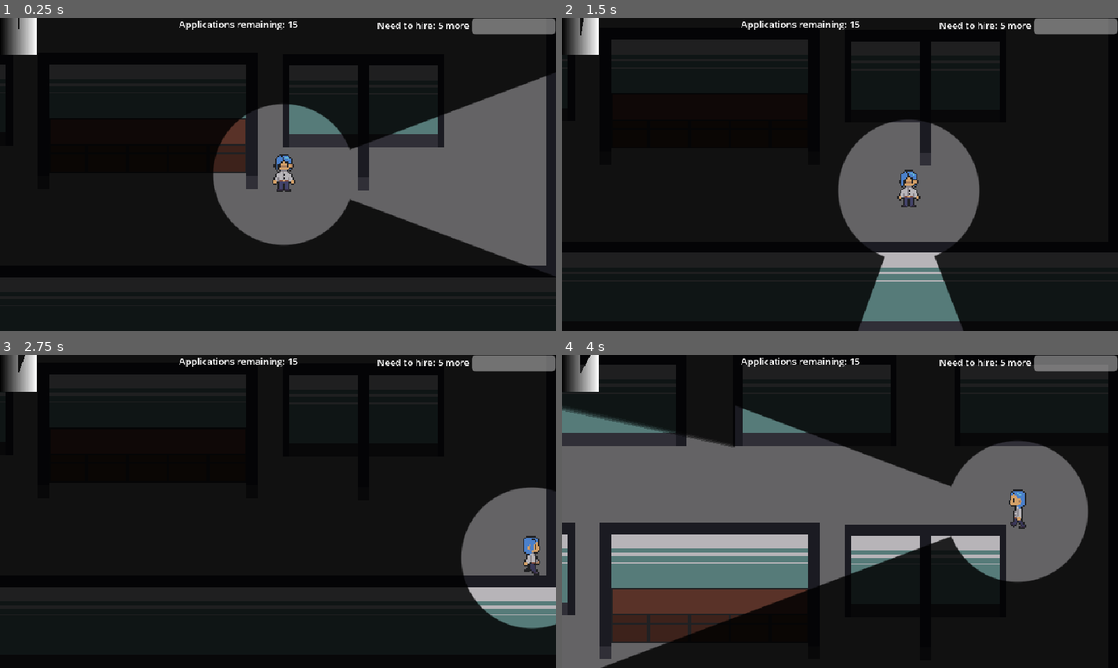
Above: before the commit, frames 1-4 (two rows, left to right).
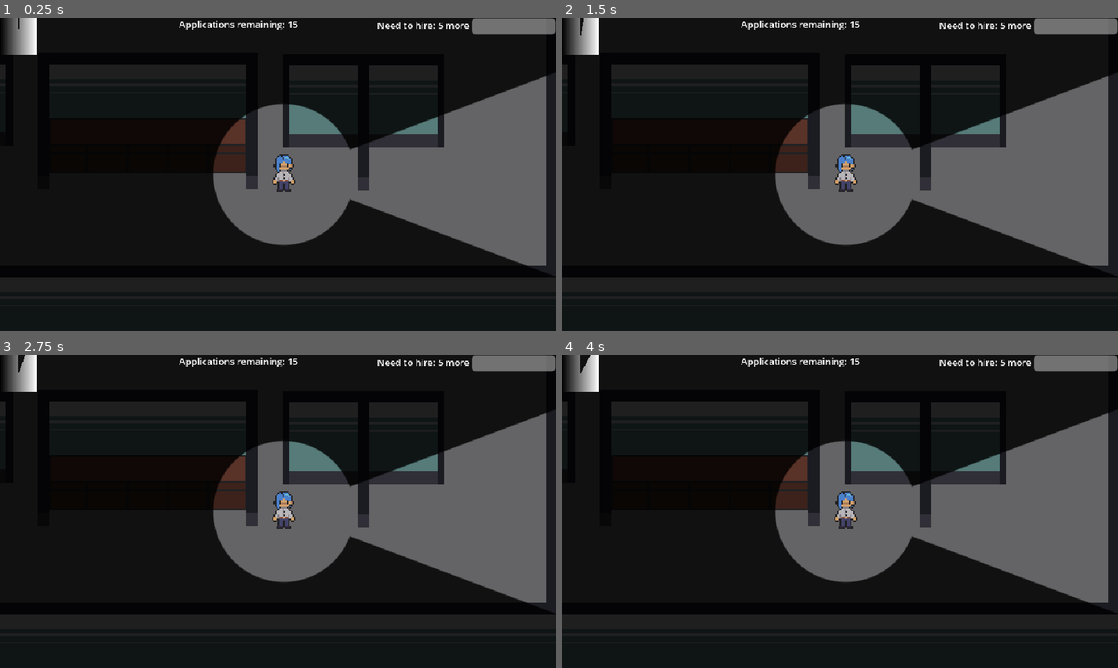
Above: after the commit, the same moments.

Repository: ygda-org/brackeys-26.2
Game: Godot game, scene res://main/main.tscn
Same seed, same stepped clock (60 frames per second), same inputs: the game is played once before the commit and once after it. The engine's default icon, where the game draws it, is replaced by a stand-in: a white triangle on a blue panel in a dark square. Sound files missing from this copy of the repository are replaced by a short silence.
Inputs (mouse positions are in pixels of both pictures, inside the frame that each line leads up to):
- Up to frame 1 (0.25 s): no input
- Up to frame 2 (1.5 s): tap Enter at 0.5 s; move the mouse to (962, 158) at 0.52 s; hold D (right) 0.53-1.28 s; click (962, 158) at 0.6 s; move the mouse to (728, 190) at 1.27 s; hold S (down) from 1.28 s (still down); tap E (open_application) at 1.35 s
- Up to frame 3 (2.75 s): click (166, 527) at 1.55 s; move the mouse to (333, 442) at 2.02 s; release S (down) at 2.03 s; hold D (right) from 2.03 s (still down); click (333, 442) at 2.1 s
- Up to frame 4 (4 s): move the mouse to (812, 574) at 2.77 s; release D (right) at 2.78 s; hold W (up) 2.78-3.53 s; click (812, 574) at 2.85 s; move the mouse to (1006, 558) at 3.52 s; hold A (left) from 3.53 s (still down); tap E (open_application) at 3.6 s; click (1006, 558) at 3.8 s

The runs differ from the first frame. In frame 1, less than 0.1% of the frame differs, in the area x 49-53%, y 45-50%; in frame 2, 26%; in frame 3, 22%; in frame 4, 40%, in the area x 0-100%, y 12-100%.
Error after the commit: Attempt to call function 'is_stopped' in base 'null instance' on a null instance. (res://player/player.gd:43)

Commit message:
the punching

Diff:
--- a/employees/employee_character.gd
+++ b/employees/employee_character.gd
@@ -5,7 +5,7 @@
 
 var application: Application
 
-const SPEED = 150
+const SPEED = 100
 
 var max_motivation: int = 4
 ## motivation is the number of positive tasks an employee will do without the watchful gaze of their superviser to reset them
@@ -17,6 +17,8 @@
 var current_task: Task
 
 var is_initial_employee: bool = false
+
+var in_firing: bool = false
 
 func _ready():
 	position = Vector2(1000,0)
@@ -31,6 +33,8 @@
 	GameState.day_ended.connect($InTask.stop)
 
 func _physics_process(_delta):
+	if in_firing:
+		return
 	if $NavigationAgent2D.is_navigation_finished():
 		if $InTask.is_stopped() and current_task: # start task
 			$InTask.wait_time = current_task.task_length
@@ -108,7 +112,13 @@
 	return Vector2(0,0)
 
 func fired():
+	in_firing = true
 	GameState.player_animation_lock = true
+	var punch_dir = Vector2(GameState.player.punch_vec)
+	var pos_tween = get_tree().create_tween()
+	pos_tween.set_ease(Tween.EASE_OUT)
+	$Anim.rotation = PI/2
+	pos_tween.tween_property($Anim, "position", $Anim.position + punch_dir*35, 1.5)
 	var tween1 = get_tree().create_tween()
 	tween1.set_parallel()
 	tween1.set_trans(Tween.TRANS_CUBIC)
@@ -124,7 +134,12 @@
 	await tween2.finished
 	GameState.employees_list.remove_at(GameState.employees_list.find(self))
 	GameState.player_animation_lock = false
-	queue_free()
+	home_position.is_open = true
+	if current_task:
+		current_task.is_occupied = false
+	var tween_final = get_tree().create_tween()
+	tween_final.tween_property(self, "modulate", Color(0.665, 0.665, 0.665, 0.0), 1.0)
+	tween_final.tween_callback(queue_free)
 
 
 
--- a/player/player.gd
+++ b/player/player.gd
@@ -6,6 +6,8 @@
 @export var acceleration_curve: Curve
 
 var old_dir: Vector2 = Vector2(0,0)
+
+var punch_vec = Vector2i(1,0)
 
 func _ready():
 	GameState.camera = $Camera2D
@@ -24,9 +26,6 @@
 			GameState.main.get_node("CanvasModulate").visible = false
 			pass
 
-	if Input.is_action_just_pressed("punch"):
-		$PunchHitbox.monitoring = true
-		get_tree().create_timer(0.25).timeout.connect($PunchHitbox.set.bind("monitoring", false))
 	var dir = Input.get_vector("left", "right", "up", "down")
 	if dir.x:
 		velocity.x = move_toward(velocity.x, dir.x * MAX_SPEED, ACCELERATION * delta * acceleration_curve.sample(abs(velocity.x)/MAX_SPEED))
@@ -41,7 +40,11 @@
 	else:
 		velocity.y = move_toward(velocity.y, 0.0, DECELERATION * delta)
 	velocity = velocity.limit_length(MAX_SPEED)
+	if not $PunchDur.is_stopped():
+		velocity = Vector2.ZERO
 	move_and_slide()
+	$VisionArm.look_at(get_global_mouse_position())#rotation = lerpf($VisionArm.rotation, global_position.direction_to(get_global_mouse_position()).angle(), delta * 20)
+	$PunchHitbox.rotation = Vector2(Vector2i(1.3*global_position.direction_to(get_global_mouse_position()))).angle()
 	if dir != Vector2(0,0):
 		$VisionArm.rotation = lerpf($VisionArm.rotation, dir.angle(), delta * 20)
 	$PunchHitbox.look_at(get_global_mouse_position())
@@ -49,6 +52,26 @@
 	var dir_save = dir
 	if not dir:
 		dir = old_dir
+	anim_string = vec_to_string(dir)
+	if not anim_string:
+		return
+	if Input.is_action_just_pressed("punch"):
+		get_tree().create_timer(0.3).timeout.connect($PunchHitbox.set.bind("monitoring", true))
+		$PunchDur.start()
+		punch_vec = Vector2i(1.1*global_position.direction_to(get_global_mouse_position()))
+		if not punch_vec:
+			punch_vec = Vector2i(1,0)
+		$Anim.play(vec_to_string(punch_vec) + "_punch")
+		if "left" in $Anim.animation:
+			$Anim.flip_h = true
+	if not dir_save:
+		anim_string += "_idle"
+	if $PunchDur.is_stopped():
+		$Anim.play(anim_string)
+	old_dir = dir
+
+func vec_to_string(dir):
+	var anim_string
 	if dir.y > 0:
 		anim_string = "down"
 	elif dir.y < 0:
@@ -57,12 +80,7 @@
 		anim_string = "right"
 	elif dir.x < 0:
 		anim_string = "left"
-	if not anim_string:
-		return
-	if not dir_save:
-		anim_string += "_idle"
-	$Anim.play(anim_string)
-	old_dir = dir
+	return anim_string
 
 func _on_punch_hitbox_body_entered(body):
 	body.fired()
@@ -70,3 +88,8 @@
 
 func _on_employee_scan_body_entered(body):
 	body.reset_motivation()
+
+
+func _on_punch_dur_timeout():
+	$PunchHitbox.monitoring = false
+	$Anim.flip_h = false
--- a/ui/papers/papers.gd
+++ b/ui/papers/papers.gd
@@ -34,6 +34,8 @@
 	choose_portrait()
 
 func choose_portrait():
+	print("gamble")
+
 	var current_portrait : int = 0
 
 	if(current_app.gender==0):
Binary file changed: assets/player/front_walk.png
Binary file added: assets/player/punch_back.png
Not shown, added: assets/player/punch_back.png.import
Binary file added: assets/player/punch_front.png
Not shown, added: assets/player/punch_front.png.import
Binary file added: assets/player/punch_side.png
Not shown, added: assets/player/punch_side.png.import
